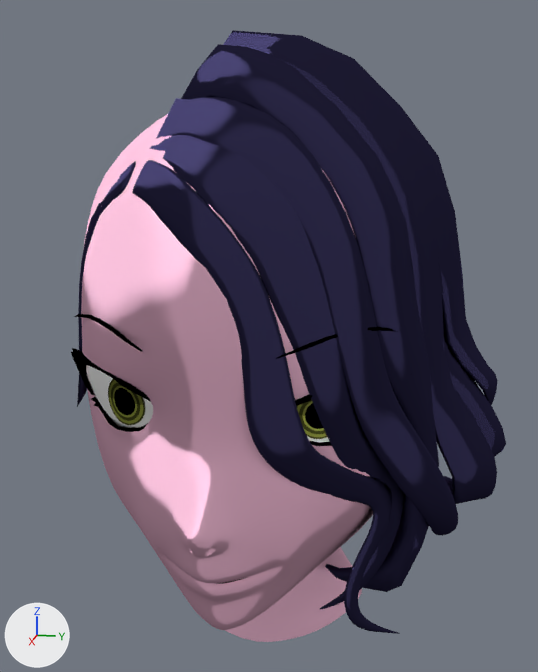
An edit to the Blender file Narcissa 3.1/charactermodel/attempt2.blend, drawn before and after from the same camera.
Both versions are drawn from a 50 mm camera at (11.46, 3.22, 5.14) aimed at (-3.67, 0.2, 1.36). Every picture has the same lights, and +X, +Y and +Z are marked at lower left.

In view in the first picture: 'Eye', 'EyeWhite', 'Eyelashes', 'Hair', 'Hair.001', 'Hair.002', 'Hair.003', 'face'.
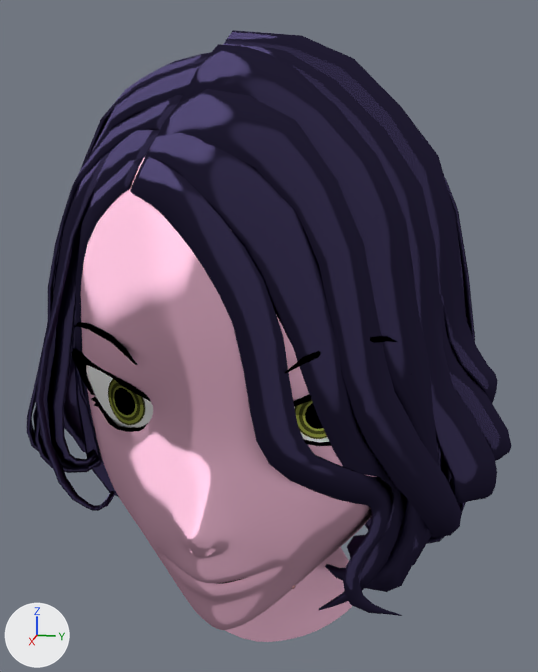
Patch to the scene script:
```diff
--- a/Narcissa 3.1/charactermodel/attempt2.blend.py
+++ b/Narcissa 3.1/charactermodel/attempt2.blend.py
@@ me_plane @@
-me_plane.from_pydata(...)  # 140 vertices, 150 faces; spans x -1.56..0.35, y -3.31..-1.06, z 0.3..2.34
+me_plane.from_pydata(...)  # 140 vertices, 150 faces; spans x -1.56..0.29, y -3.31..-1.06, z 0.3..2.18
+# me_plane part 1: 34 of 140 vertices moved; they spanned x -1.08..0.35, y -2.96..-1.1, z 2.0..2.34 and now span x -1.08..0.29, y -2.96..-1.23, z 1.75..2.18; mean shift (0.0, -0.01, -0.19); largest move (0.31, -1.1, 2.0) -> (0.25, -1.23, 1.75)
 me_plane.materials.append(mat_material)
@@ me_plane_006 @@
-me_plane_006.from_pydata(...)  # 497 vertices, 447 faces, 15 loose edges; spans x -4.05..0.48, y -4.73..4.33, z -4.51..6.22
+me_plane_006.from_pydata(...)  # 270 vertices, 234 faces, 1 loose edge; spans x -4.05..0.25, y -1.42..4.33, z -3.95..6.22
+# me_plane_006 part 2
+# 239 vertices are removed from x -2.89..0.48, y -4.73..3.25, z -4.51..6.08
+# 226 faces are deleted
+# 14 loose edges are deleted
+# 36 vertices move from x -2.59..-0.27, y -1.31..4.16, z -2.29..5.97 to x -2.61..-0.28, y -1.26..4.14, z -2.29..6.05
+# 12 vertices are added at x -1.82..-0.93, y -1.42..-0.99, z 5.03..5.99
+# 13 new faces join them
 me_plane_006.materials.append(mat_material_003)
@@ me_plane_007 @@
-me_plane_007.from_pydata(...)  # 289 vertices, 189 faces, 98 loose edges; spans x -4.74..-1.74, y -5.73..5.36, z -4.69..7.53
+me_plane_007.from_pydata(...)  # 108 vertices, 99 faces; spans x -3.98..-1.74, y -0.63..4.99, z -1.84..7.18
+# me_plane_007 part 3
+# 192 vertices are removed from x -4.74..-2.94, y -5.73..5.36, z -4.69..7.53
+# 104 faces are deleted
+# 98 loose edges are deleted
+# 13 vertices move from x -3.98..-2.39, y 0.55..4.02, z -1.84..7.09 to x -3.98..-2.36, y 0.63..3.98, z -1.65..7.0
+# 11 vertices are added at x -3.61..-2.79, y -0.57..3.79, z 1.47..7.18
+# 14 new faces join them
 me_plane_007.materials.append(mat_material_003)
@@ ob_hair @@
 ob_hair.location = (0.0, 0.0, 0.0)
-_m = ob_hair.modifiers.new('Subdivision', 'SUBSURF')
-_m.render_levels = 1
@@ ob_midleft_001 @@
+ob_midleft_001 = bpy.data.objects.new('midleft.001', me_plane_030)  # 36 vertices, 22 faces; spans x -3.79..-1.88, y -4.54..-0.72, z 1.06..6.91; modifiers SOLIDIFY
+ob_midleft_001.location = (0.0, 0.0, 0.0)
@@ ob_front_left_002 @@
+ob_front_left_002 = bpy.data.objects.new('front_left.002', me_plane_029)  # 90 vertices, 88 faces; spans x -2.74..-1.01, y -4.21..-2.31, z -2.11..5.48
+ob_front_left_002.location = (0.0, 0.0, 0.0)
@@ ob_front_left_001 @@
+ob_front_left_001 = bpy.data.objects.new('front_left.001', me_plane_028)  # 96 vertices, 94 faces; spans x -2.57..-0.96, y -4.28..-1.17, z -1.39..5.53
+ob_front_left_001.location = (0.0, 0.0, 0.0)
@@ ob_front_right @@
+ob_front_right = bpy.data.objects.new('front_right', me_plane_027)  # 195 vertices, 194 faces; spans x -2.35..0.48, y -1.61..3.25, z -4.08..5.07
+ob_front_right.location = (0.0, 0.0, 0.0)
@@ ob_front_left @@
+ob_front_left = bpy.data.objects.new('front_left', me_plane_026)  # 57 vertices, 56 faces; spans x -2.51..-0.72, y -3.48..-1.44, z -1.15..5.06
+ob_front_left.location = (0.0, 0.0, 0.0)
@@ ob_hair_018 @@
+ob_hair_018 = bpy.data.objects.new('Hair.018', me_plane_025)  # 36 vertices, 17 faces; spans x -6.23..-4.34, y -5.69..-1.33, z -2.86..6.95; modifiers SOLIDIFY
+ob_hair_018.location = (0.07, 0.12, 0.01)
@@ ob_midleft @@
+ob_midleft = bpy.data.objects.new('midleft', me_plane_024)  # 51 vertices, 32 faces; spans x -3.4..-1.39, y -5.03..-1.03, z -1.69..6.16; modifiers SOLIDIFY
+ob_midleft.location = (0.07, 0.12, 0.01)
@@ ob_hair_016 @@
+ob_hair_016 = bpy.data.objects.new('Hair.016', me_plane_023)  # 36 vertices, 17 faces; spans x -4.23..-2.91, y -5.52..-0.47, z -2.07..6.95; modifiers SOLIDIFY
+ob_hair_016.location = (0.07, 0.12, 0.01)
@@ ob_hair_015 @@
+ob_hair_015 = bpy.data.objects.new('Hair.015', me_plane_022)  # 63 vertices, 40 faces; spans x -4.39..-2.95, y -5.69..-0.91, z -2.13..7.09; modifiers SOLIDIFY
+ob_hair_015.location = (0.07, 0.12, 0.01)
@@ ob_hair_014 @@
+ob_hair_014 = bpy.data.objects.new('Hair.014', me_plane_021)  # 26 vertices, 12 faces; spans x -4.77..-2.65, y -4.32..-0.78, z -1.64..6.39; modifiers SOLIDIFY
+ob_hair_014.location = (0.07, 0.12, 0.01)
@@ ob_hair_012 @@
+ob_hair_012 = bpy.data.objects.new('Hair.012', me_plane_019)  # 22 vertices, 10 faces; spans x -5.25..-3.52, y -4.52..-0.28, z -3.06..6.86; modifiers SOLIDIFY
+ob_hair_012.location = (0.07, 0.12, 0.01)
@@ ob_hair_008 @@
+ob_hair_008 = bpy.data.objects.new('Hair.008', me_plane_015)  # 96 vertices, 94 faces; spans x -5.47..-3.96, y -0.3..4.8, z -2.23..7.28
+ob_hair_008.location = (0.07, 0.12, 0.01)
@@ ob_hair_006 @@
+ob_hair_006 = bpy.data.objects.new('Hair.006', me_plane_013)  # 96 vertices, 87 faces; spans x -4.74..-2.88, y -0.69..4.99, z -0.22..7.53
+ob_hair_006.location = (0.0, 0.0, 0.0)
@@ ob_hair_005 @@
+ob_hair_005 = bpy.data.objects.new('Hair.005', me_plane_010)  # 72 vertices, 68 faces; spans x -4.19..-3.24, y 3.11..4.65, z -2.9..2.4
+ob_hair_005.location = (0.0, 0.0, 0.0)
@@ ob_hair_004 @@
+ob_hair_004 = bpy.data.objects.new('Hair.004', me_plane_009)  # 138 vertices, 132 faces; spans x -4.87..-2.42, y 1.98..4.57, z -3.57..4.1
+ob_hair_004.location = (0.0, 0.0, 0.0)
```

What differs and where, as boxes (x1, y1, x2, y2) in the pictures (538 x 672 px; the box of a moved part takes in the faces that stretch with it):
'Hair', reshaped, modifiers changed: before (77, 97, 458, 634); after (145, 89, 461, 610)
'Hair.002', reshaped: before (223, 30, 497, 504); after (223, 44, 497, 504)
'front_right', added: after (130, 157, 402, 616)
'Hair.006', added: after (224, 30, 497, 403)
'front_left.001', added: after (48, 130, 160, 469)
'front_left.002', added: after (35, 153, 116, 511)
'midleft', added: after (35, 95, 183, 473)
'Eyelashes', reshaped (6% shorter): before (71, 314, 398, 446); after (71, 322, 397, 446)
'front_left', added: after (75, 158, 143, 460)
'midleft.001', added: after (86, 61, 204, 162)
'Hair.015', added: after (27, 52, 211, 466)
'Hair.018', added: after (64, 356, 86, 453)
'Hair.012', added: after (75, 369, 119, 497)
'Hair.008', added: after (420, 135, 475, 479)
'Hair.004', added: after (347, 284, 467, 566)
'Hair.014', added: after (72, 316, 89, 412)
'Hair.016', added: after (33, 407, 99, 468)
'Hair.005', added: after (431, 502, 465, 537)
part 1 of me_plane, moved or reshaped: before (74, 314, 398, 359); after (75, 322, 397, 373)
part 2 of me_plane_006, cut back: before (77, 98, 458, 634); after (145, 89, 461, 537)
part 3 of me_plane_007, cut back: before (224, 30, 493, 485); after (278, 49, 453, 485)
